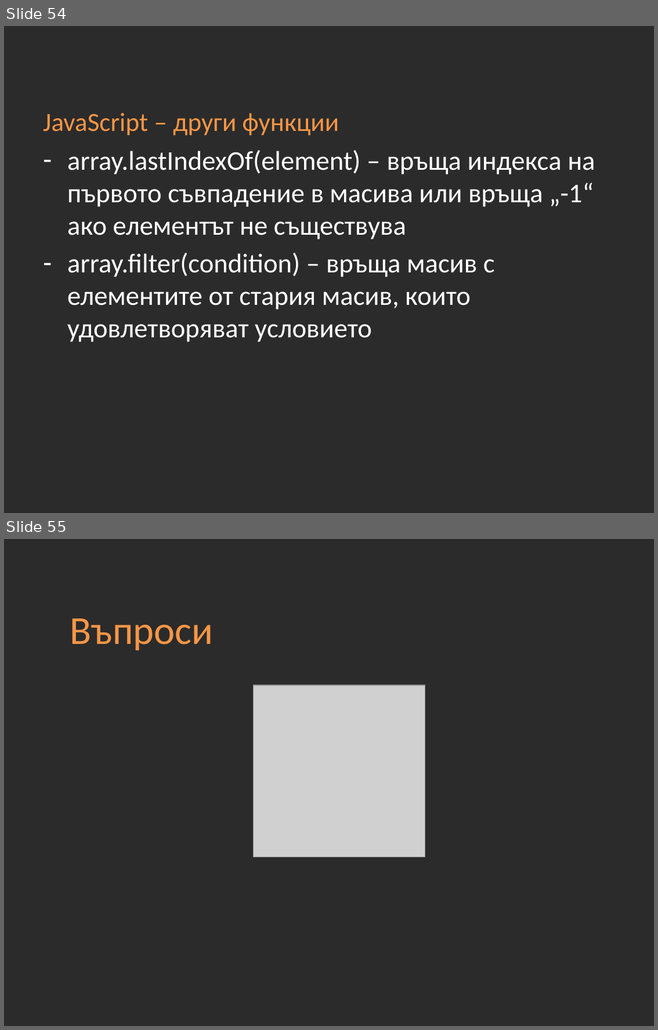
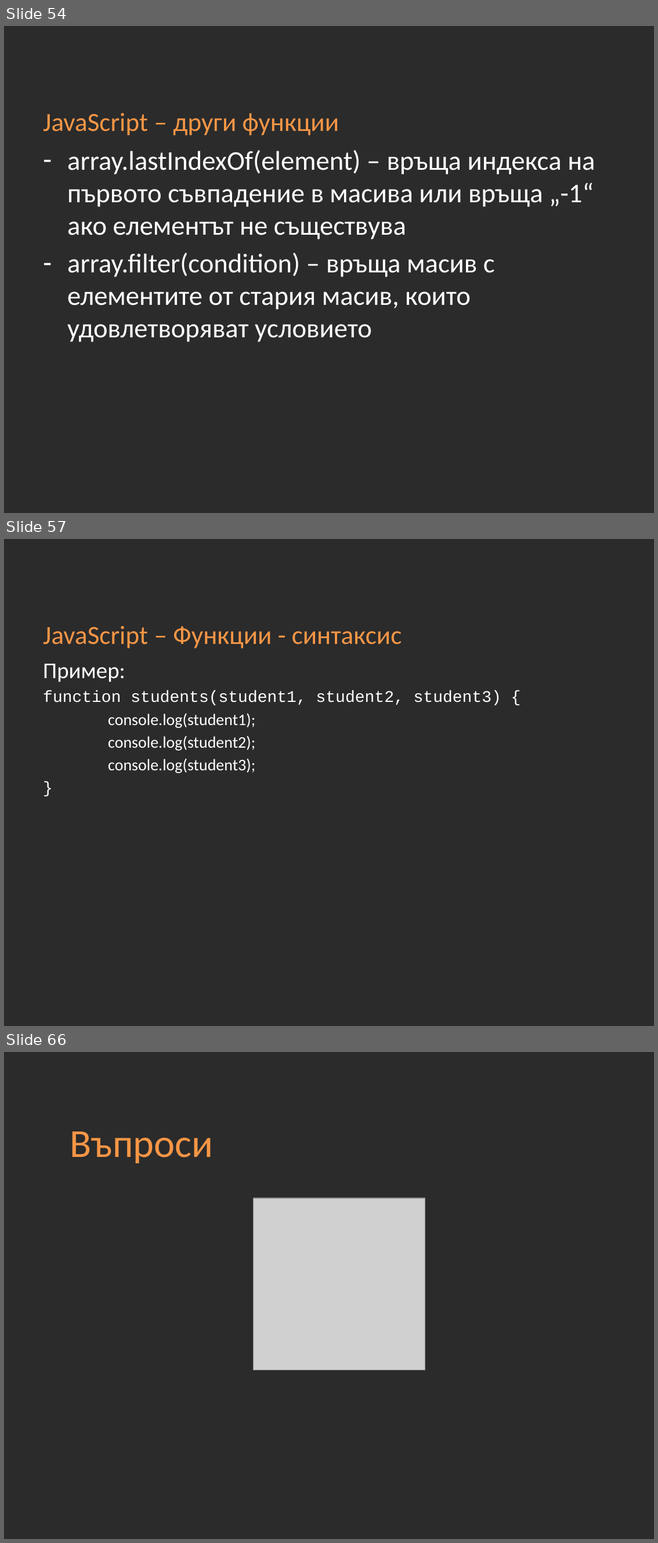
Before and after one commit to Academy-Soft-Intellect/Front-End-Course, a slide deck: 10-JavaScript-Basics.pptx. Shown one above the other, each under a label of ours: slides 54 and 55 before the commit, slides 54, 57 and 66 after it; the slides between them are not shown. The pictures are 658x1030 and 658x1543 pixels, drawn with LibreOffice and Linux fonts; fonts in the diff are those of the drawing; grey boxes stand for pictures; background and template pictures are left out; a plain dark background stands for a picture behind light text. Boxes give left, top, right and bottom in pixels: in the first picture for what was removed or moved away, otherwise in the second. Text is boxed around its words. In the diff, an @@ line names an element or a change of style, - is before the commit and + after.

```diff
--- a/10-JavaScript-Basics.pptx
+++ b/10-JavaScript-Basics.pptx
@@ slide 57 added at (x1=4, y1=539, x2=654, y2=1026), background picture (left out) @@
@@ title added at (x1=43, y1=626, x2=402, y2=649), 29 pt, text #F79646 @@
+JavaScript – Функции - синтаксис
@@ text added at (x1=43, y1=664, x2=501, y2=773), 18 pt, text #FFFFFF @@
+Пример:
+function students(student1, student2, student3) {
+console.log(student1);
+console.log(student2);
+console.log(student3);
+}
@@ what was slide 55 is now slide 66 @@
```
Also in this commit, not shown: 5 slides changed, 10 other slides added.
